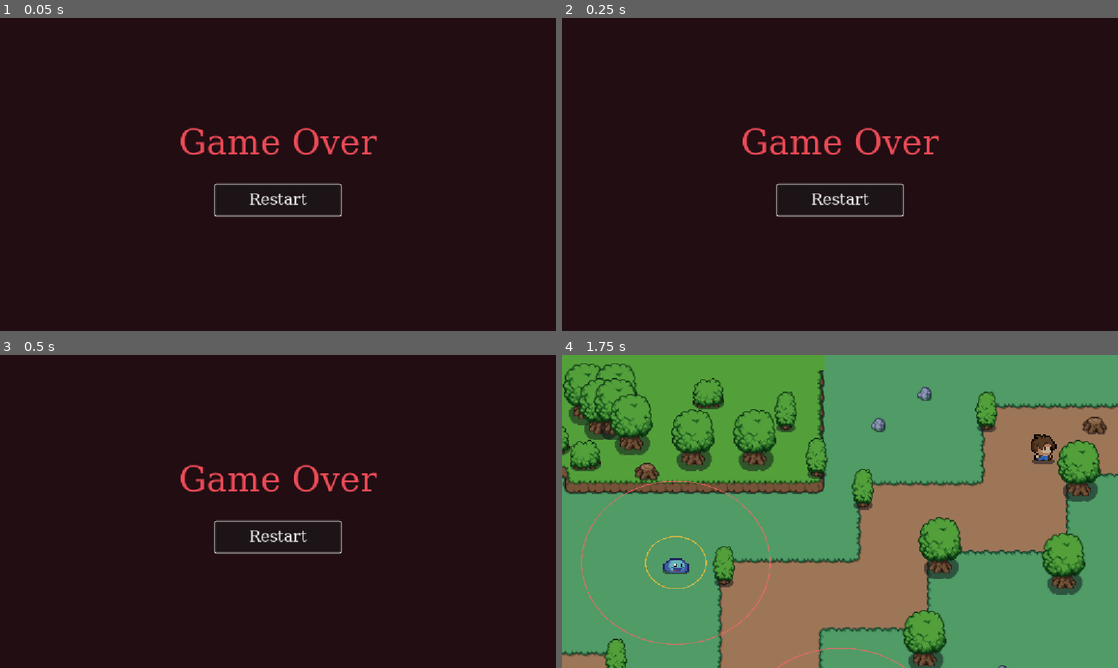
Above: before the commit, frames 1-4 (two rows, left to right).
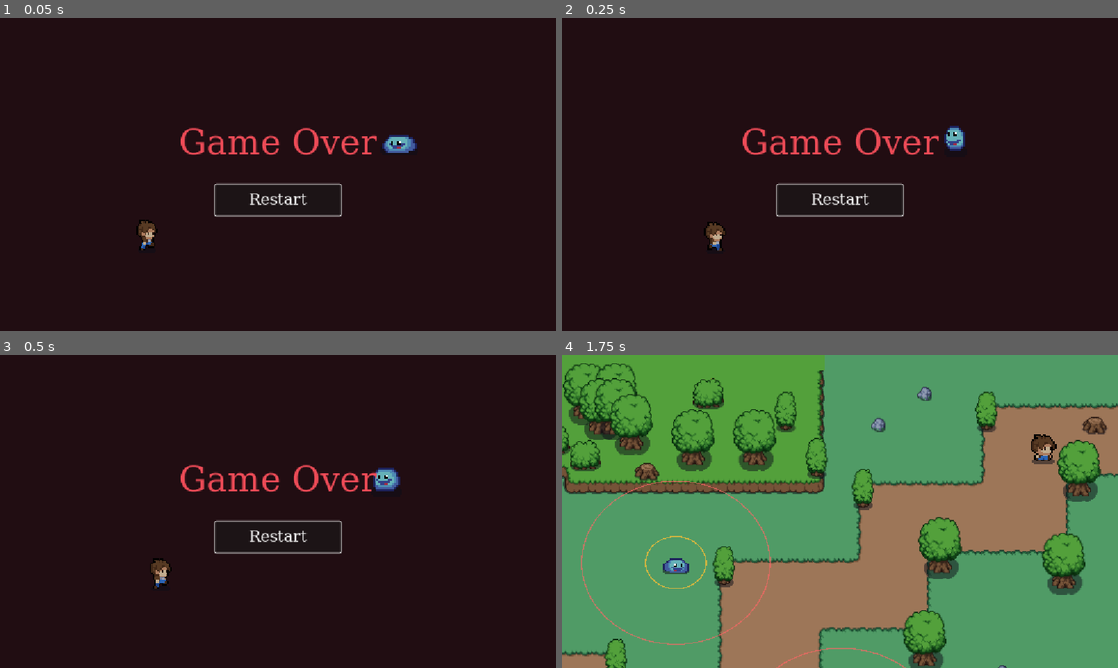
Above: after the commit, the same moments.

Repository: YiQian-cyper/Godot-work-with-ai-project
Game: Godot game, scene res://scences/gameover.tscn
The game is run twice, just before and just after one commit, with the same random seed, the same clock (stepped at 60 frames per second) and the same inputs. This scene is started directly instead of the project's main scene.
Inputs:
- Up to frame 1 (0.05 s): no input
- Up to frame 2 (0.25 s): no input
- Up to frame 3 (0.5 s): no input
- Up to frame 4 (1.75 s): click "Restart" at 0.5 s; hold Right (ui_right) from 1.28 s (still down); tap Space (attack) at 1.35 s

The runs differ from the first frame. In frame 1, 0.6% of the frame differs, in the area x 24-75%, y 37-75%; in frame 2, 0.5%; in frame 3, 0.6%, in the area x 27-72%, y 36-75%; in frame 4, nothing differs.

Commit message:
Add background actors to the game over screen and rename the actor script
- gameover.tscn: add the player and slime background actors, matching the
  title screen (wander, clash, die and respawn)
- rename scripts/title_walker.gd to scripts/bg_actor.gd since both the
  title screen and the game over screen now use it
- add the generated scripts/gameover.gd.uid

Diff:
--- a/scences/gameover.tscn
+++ b/scences/gameover.tscn
@@ -1,6 +1,7 @@
-[gd_scene load_steps=3 format=3]
+[gd_scene load_steps=4 format=3]
 
 [ext_resource type="Script" path="res://scripts/gameover.gd" id="1_gameover"]
+[ext_resource type="Script" path="res://scripts/bg_actor.gd" id="2_walker"]
 
 [sub_resource type="SystemFont" id="SystemFont_ui"]
 font_names = PackedStringArray("Microsoft YaHei", "SimHei", "Noto Sans CJK SC", "sans-serif")
@@ -22,6 +23,23 @@
 grow_horizontal = 2
 grow_vertical = 2
 color = Color(0.129412, 0.0509804, 0.0705882, 1)
+
+[node name="PlayerWalker" type="AnimatedSprite2D" parent="."]
+position = Vector2(300, 430)
+scale = Vector2(3, 3)
+texture_filter = 1
+script = ExtResource("2_walker")
+partner_path = NodePath("../SlimeWalker")
+wander_area = Rect2(100, 400, 952, 215)
+
+[node name="SlimeWalker" type="AnimatedSprite2D" parent="."]
+position = Vector2(830, 250)
+scale = Vector2(4, 4)
+texture_filter = 1
+script = ExtResource("2_walker")
+actor = 1
+partner_path = NodePath("../PlayerWalker")
+wander_area = Rect2(100, 400, 952, 215)
 
 [node name="Menu" type="VBoxContainer" parent="."]
 layout_mode = 1
--- a/scences/title.tscn
+++ b/scences/title.tscn
@@ -1,7 +1,7 @@
 [gd_scene load_steps=4 format=3]
 
 [ext_resource type="Script" path="res://scripts/title.gd" id="1_title"]
-[ext_resource type="Script" path="res://scripts/title_walker.gd" id="2_walker"]
+[ext_resource type="Script" path="res://scripts/bg_actor.gd" id="2_walker"]
 
 [sub_resource type="SystemFont" id="SystemFont_ui"]
 font_names = PackedStringArray("Microsoft YaHei", "SimHei", "Noto Sans CJK SC", "sans-serif")
Renamed: scripts/title_walker.gd -> scripts/bg_actor.gd
Renamed: scripts/title_walker.gd.uid -> scripts/bg_actor.gd.uid
Not shown, added: scripts/gameover.gd.uid
